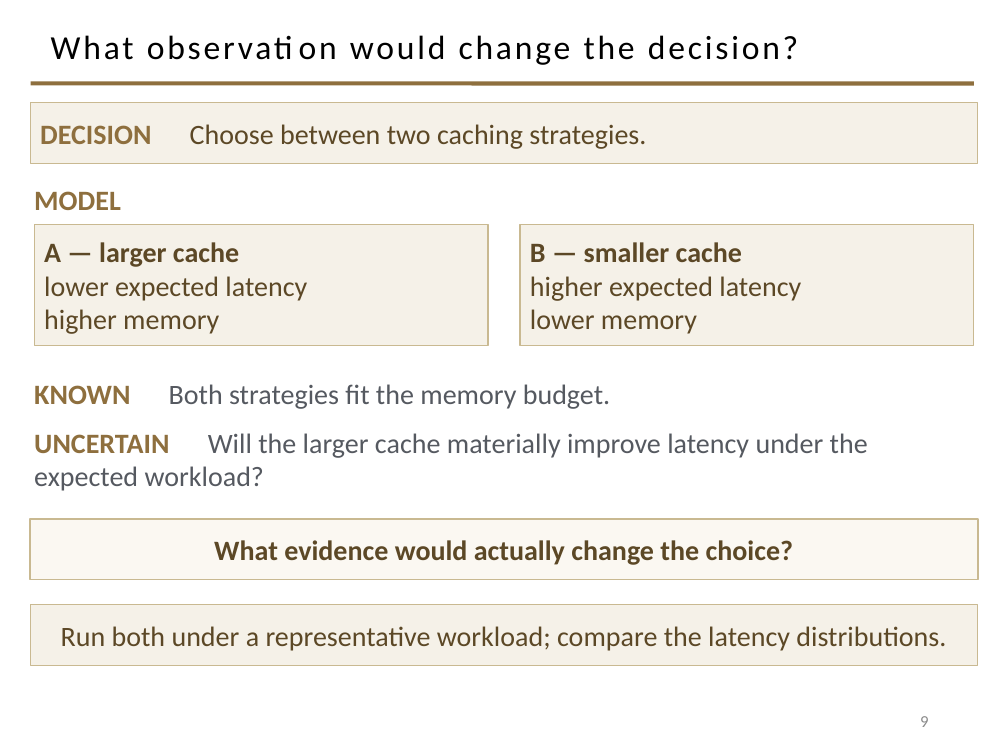
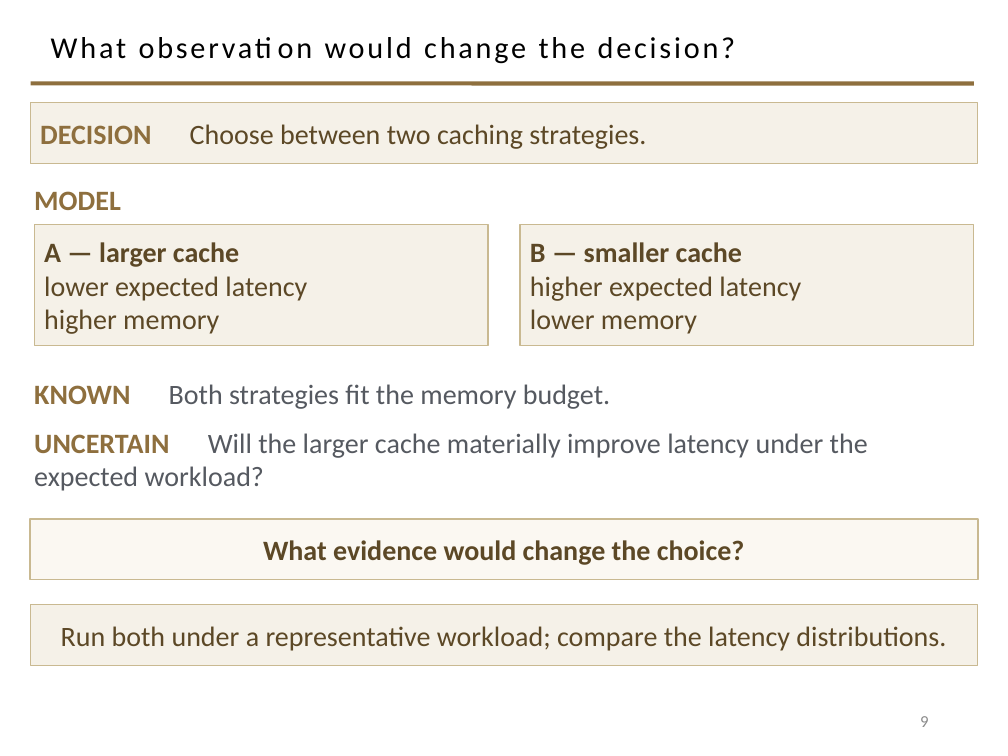
Before and after one commit to davisjam/model-based-agentic-software-engineering, a slide deck: slide 9 of course/lectures/act-1-foundations/09-engineering-decision-making-and-metrics/1-9-Engineering-Decision-Making-and-Metrics.pptx. Drawn at 1008x756 pixels with LibreOffice and Linux fonts; fonts in the diff are those of the drawing; background and template pictures are left out. Boxes give left, top, right and bottom in pixels: in the first picture for what was removed or moved away, otherwise in the second. Text is boxed around its words. In the diff, an @@ line names an element or a change of style, - is before the commit and + after.

```diff
--- a/course/lectures/act-1-foundations/09-engineering-decision-making-and-metrics/1-9-Engineering-Decision-Making-and-Metrics.pptx
+++ b/course/lectures/act-1-foundations/09-engineering-decision-making-and-metrics/1-9-Engineering-Decision-Making-and-Metrics.pptx
@@ title "What observation would change the ..." at (x1=51, y1=37, x2=736, y2=64): size 24 to 21.6 pt @@
@@ text in rectangle at (x1=263, y1=540, x2=745, y2=565): text changed @@
-What evidence would actually change the choice?
+What evidence would change the choice?
```
Also in this commit, not shown: 23 other slides changed.
